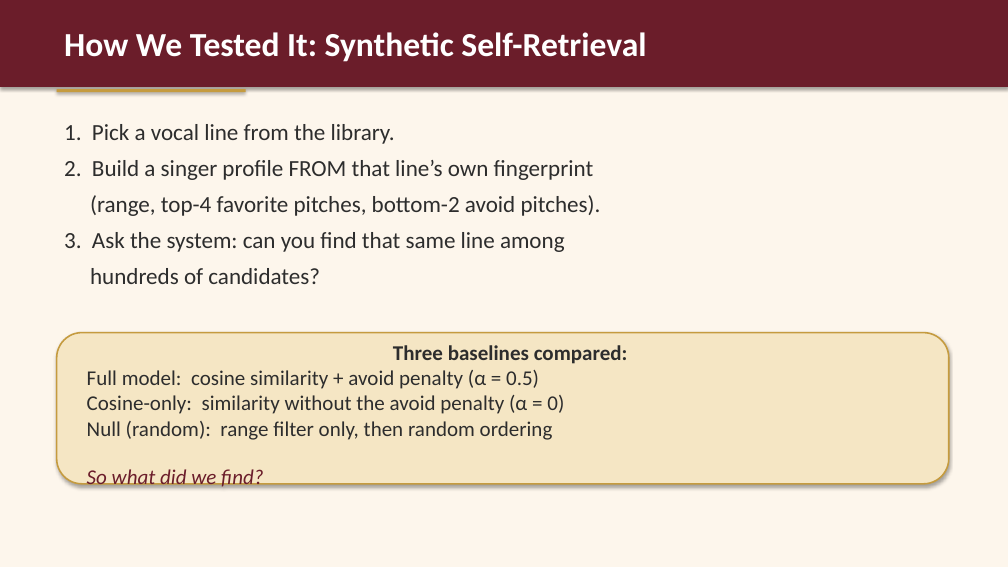
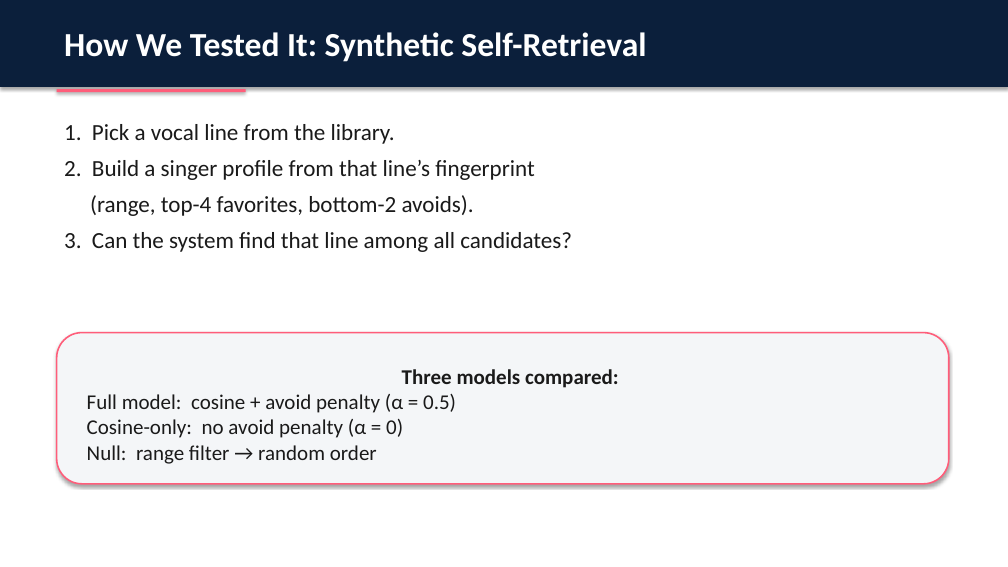
Before and after one commit to mad1rose/tessituragram_vocal_repertoire_recommendations, a slide deck: slide 9 of CADSCOM_PRESENTATION/CADSCOM_2026_Presentation.pptx. Drawn at 1008x567 pixels with LibreOffice and Linux fonts; fonts in the diff are those of the drawing. Boxes give left, top, right and bottom in pixels: in the first picture for what was removed or moved away, otherwise in the second. Text is boxed around its words. In the diff, an @@ line names an element or a change of style, - is before the commit and + after.

```diff
--- a/CADSCOM_PRESENTATION/CADSCOM_2026_Presentation.pptx
+++ b/CADSCOM_PRESENTATION/CADSCOM_2026_Presentation.pptx
@@ background #FDF6EC to #FFFFFF @@
@@ rectangle at (0, 0, 1008, 87): fill #6B1D2A to #0B1F3B @@
@@ rectangle at (57, 89, 246, 92): fill #C59B3F to #FF5D7A @@
@@ text at (64, 124, 395, 144): text colour #2D2D2D to #1A1A1A in "1. Pick a vocal line from the ..." @@
@@ text at (64, 160, 572, 252): text changed; text colour #2D2D2D to #1A1A1A @@
-2. Build a singer profile FROM that line’s own fingerprint
-(range, top-4 favorite pitches, bottom-2 avoid pitches).
-3. Ask the system: can you find that same line among
-hundreds of candidates?
+2. Build a singer profile from that line’s fingerprint
+(range, top-4 favorites, bottom-2 avoids).
+3. Can the system find that line among all candidates?
@@ rounded rectangle "Three models compared:" at (57, 333, 949, 484): fill #F5E6C4 to #F4F6F8; outline #C59B3F 1.5 pt to #FF5D7A 1.5 pt @@
@@ text in rounded rectangle at (87, 369, 619, 464): text changed; text colour #2D2D2D to #1A1A1A @@
-Three baselines compared:
-Full model: cosine similarity + avoid penalty (α = 0.5)
-Cosine-only: similarity without the avoid penalty (α = 0)
-Null (random): range filter only, then random ordering
-So what did we find?
+Three models compared:
+Full model: cosine + avoid penalty (α = 0.5)
+Cosine-only: no avoid penalty (α = 0)
+Null: range filter → random order
```
Also in this commit, not shown: 12 other slides changed, 3 slides added, 3 slides removed, 4 other files.
